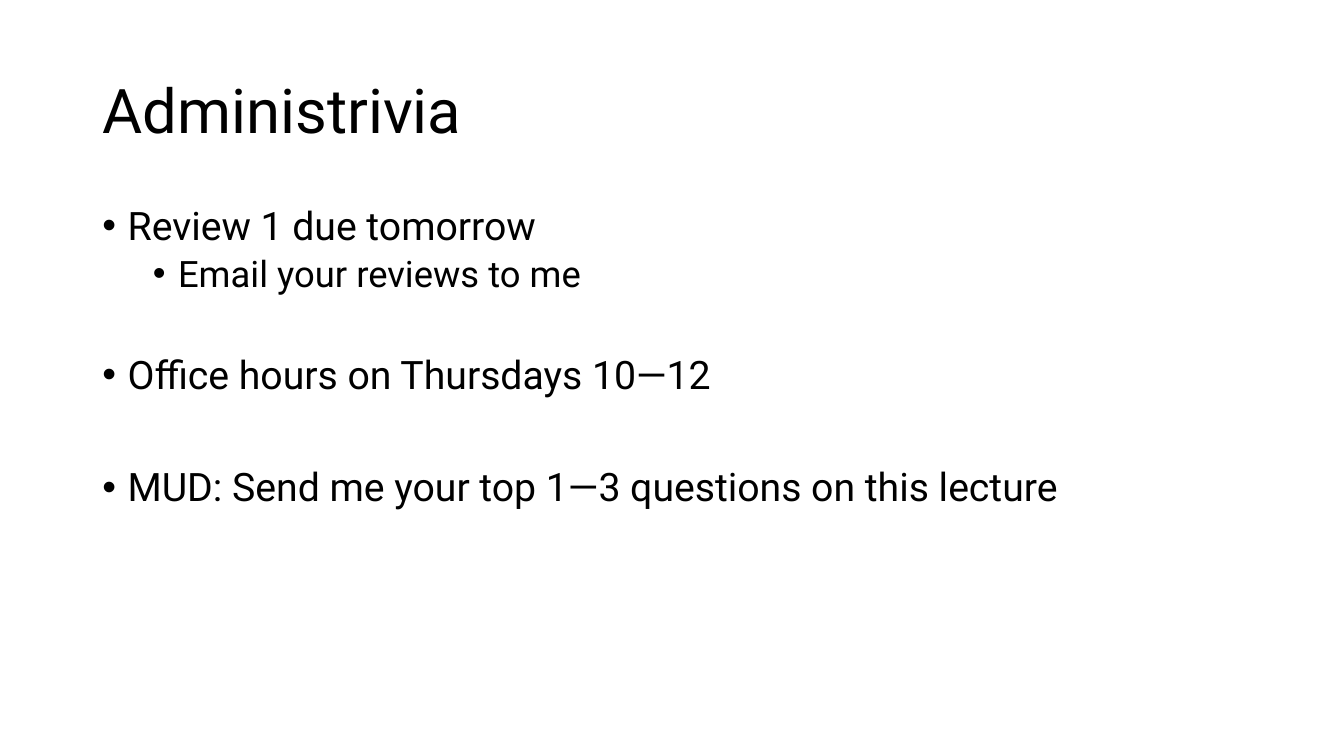
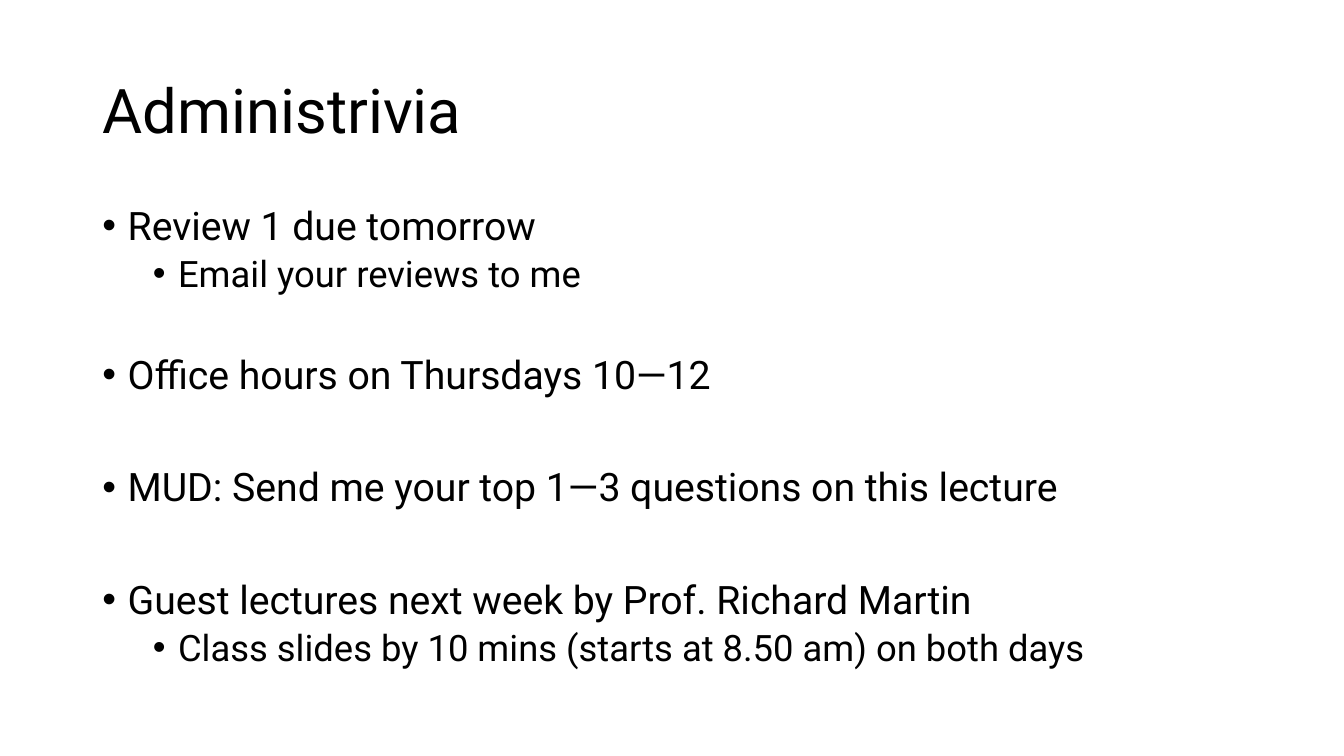
Before and after one commit to ngsrinivas/coursegen, a slide deck: slide 35 of ex/552/lectures/05-scheduling.pptx. Drawn at 1344x756 pixels with LibreOffice and Linux fonts; fonts in the diff are those of the drawing. Boxes give left, top, right and bottom in pixels: in the first picture for what was removed or moved away, otherwise in the second. Text is boxed around its words. In the diff, an @@ line names an element or a change of style, - is before the commit and + after.

```diff
--- a/ex/552/lectures/05-scheduling.pptx
+++ b/ex/552/lectures/05-scheduling.pptx
@@ text at box(128, 584, 1084, 669): paragraphs added @@
+• Guest lectures next week by Prof. Richard Martin
+  • Class slides by 10 mins (starts at 8.50 am) on both days
```
Also in this commit, not shown: 1 other slide changed, 1 other file.
